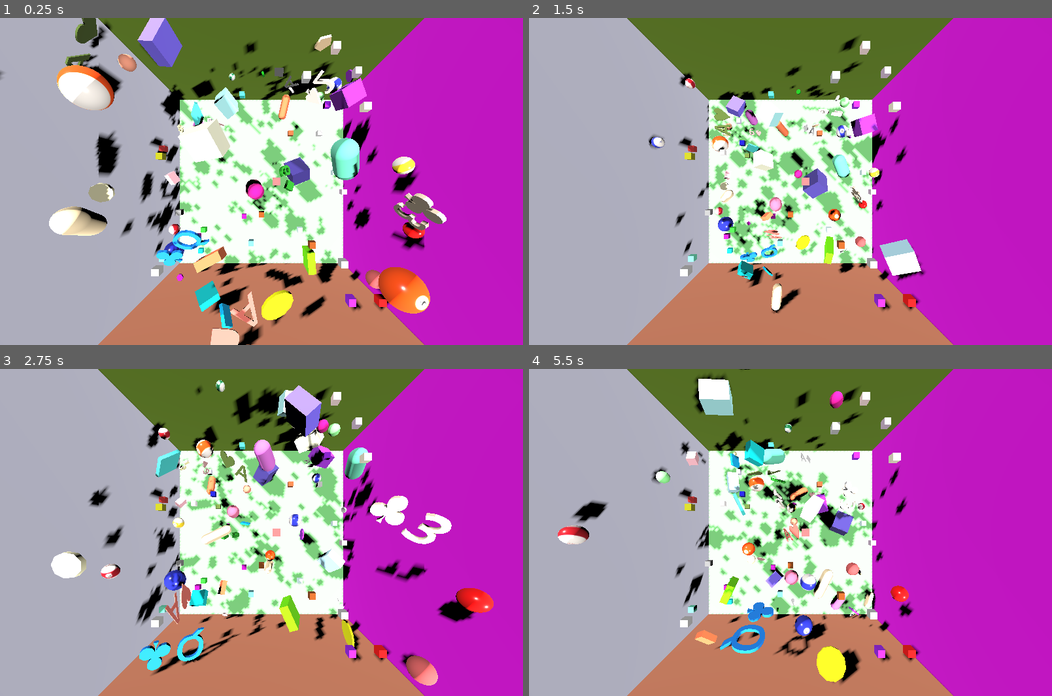
Above: before the commit, frames 1-4 (two rows, left to right).
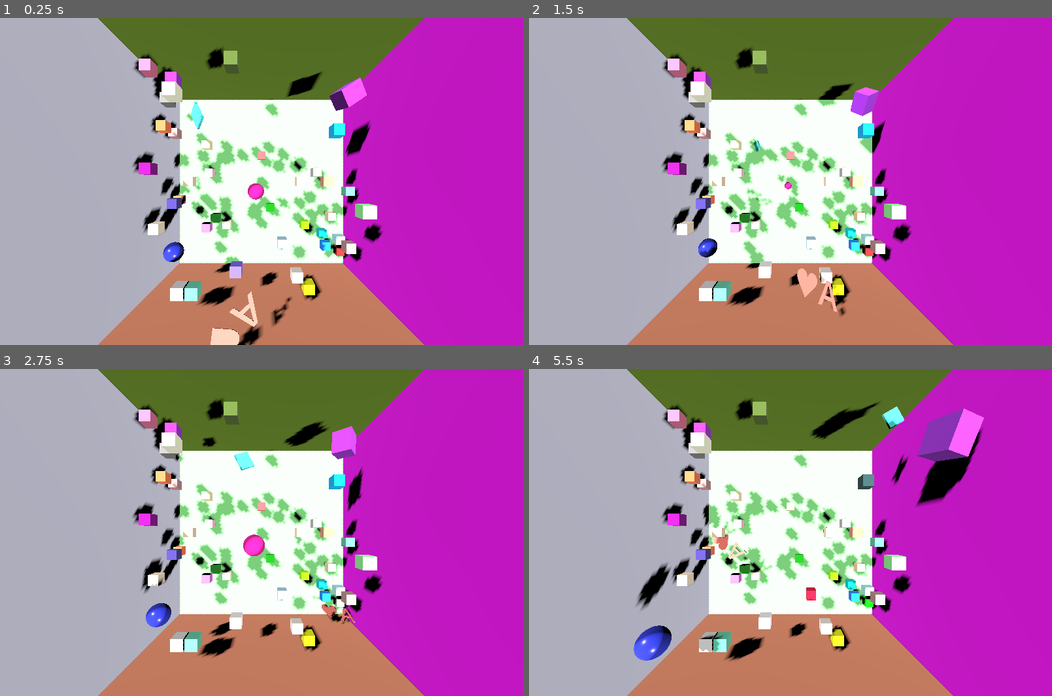
Above: after the commit, the same moments.

Repository: kasworld/gd4bounce
Game: Godot game, scene res://main.tscn
The game is run twice, just before and just after one commit, with the same random seed, the same clock (stepped at 60 frames per second) and the same inputs.
Inputs (mouse positions are in pixels of both pictures, inside the frame that each line leads up to):
- Up to frame 1 (0.25 s): no input
- Up to frame 2 (1.5 s): tap Enter at 0.5 s; move the mouse to (905, 165) at 0.52 s; click (905, 165) at 0.67 s; move the mouse to (685, 197) at 1.27 s; click (685, 197) at 1.42 s
- Up to frame 3 (2.75 s): move the mouse to (313, 460) at 2.02 s; click (313, 460) at 2.17 s
- Up to frame 4 (5.5 s): move the mouse to (764, 597) at 2.77 s; click (764, 597) at 2.92 s; move the mouse to (947, 581) at 3.52 s; click (947, 581) at 3.67 s; move the mouse to (633, 483) at 4.27 s; click (633, 483) at 4.42 s; move the mouse to (816, 532) at 5.02 s; click (816, 532) at 5.17 s

The runs differ from the first frame. In frame 1, 24% of the frame differs, in the area x 0-86%, y 0-100%; in frame 2, 17%; in frame 3, 23%; in frame 4, 22%.

Commit message:
handle collision to brick

Diff:
--- a/ball.gd
+++ b/ball.gd
@@ -33,3 +33,10 @@
 	$MeshInstance3D.mesh.height = r*2
 	$CollisionShape3D.shape.radius = r
 	return self
+
+func random_color() -> Color:
+	return NamedColorList.color_list.pick_random()[0]
+
+func _on_body_entered(body: Node) -> void:
+	if body is Brick:
+		body.set_color(random_color())
--- a/ball.tscn
+++ b/ball.tscn
@@ -18,6 +18,8 @@
 
 [node name="Ball" type="RigidBody3D"]
 physics_material_override = SubResource("PhysicsMaterial_x8fbi")
+contact_monitor = true
+max_contacts_reported = 2
 linear_damp_mode = 1
 angular_damp_mode = 1
 script = ExtResource("1_x8fbi")
@@ -27,3 +29,5 @@
 
 [node name="MeshInstance3D" type="MeshInstance3D" parent="."]
 mesh = SubResource("SphereMesh_ktgx5")
+
+[connection signal="body_entered" from="." to="." method="_on_body_entered"]
--- a/capsule.gd
+++ b/capsule.gd
@@ -12,3 +12,11 @@
 	$CollisionShape3D.shape.radius = r
 	$CollisionShape3D.shape.height = h
 	return self
+
+
+func random_color() -> Color:
+	return NamedColorList.color_list.pick_random()[0]
+
+func _on_body_entered(body: Node) -> void:
+	if body is Brick:
+		body.set_color(random_color())
--- a/capsule.tscn
+++ b/capsule.tscn
@@ -19,6 +19,8 @@
 
 [node name="Capsule" type="RigidBody3D"]
 physics_material_override = SubResource("PhysicsMaterial_2mnhe")
+contact_monitor = true
+max_contacts_reported = 2
 linear_damp_mode = 1
 angular_damp_mode = 1
 script = ExtResource("1_2mnhe")
@@ -28,3 +30,5 @@
 
 [node name="MeshInstance3D" type="MeshInstance3D" parent="."]
 mesh = SubResource("CapsuleMesh_uxsg3")
+
+[connection signal="body_entered" from="." to="." method="_on_body_entered"]
--- a/char.gd
+++ b/char.gd
@@ -18,3 +18,10 @@
 	$MeshInstance3D.mesh.text = s
 	$CollisionShape3D.shape.size.x = $CollisionShape3D.shape.size.z * 0.9 * $MeshInstance3D.mesh.text.length()
 	return self
+
+func random_color() -> Color:
+	return NamedColorList.color_list.pick_random()[0]
+
+func _on_body_entered(body: Node) -> void:
+	if body is Brick:
+		body.set_color(random_color())
--- a/char.tscn
+++ b/char.tscn
@@ -24,6 +24,10 @@
 
 [node name="Char" type="RigidBody3D"]
 physics_material_override = SubResource("PhysicsMaterial_5k12k")
+contact_monitor = true
+max_contacts_reported = 2
+linear_damp_mode = 1
+angular_damp_mode = 1
 script = ExtResource("1_njpxk")
 
 [node name="CollisionShape3D" type="CollisionShape3D" parent="."]
@@ -32,3 +36,5 @@
 [node name="MeshInstance3D" type="MeshInstance3D" parent="."]
 transform = Transform3D(1, 0, 0, 0, -4.37114e-08, 1, 0, -1, -4.37114e-08, 0, 0, 0)
 mesh = SubResource("TextMesh_5k12k")
+
+[connection signal="body_entered" from="." to="." method="_on_body_entered"]
--- a/coin.gd
+++ b/coin.gd
@@ -17,3 +17,11 @@
 	$CollisionShape3D.shape.radius = r
 	$CollisionShape3D.shape.height = h
 	return self
+
+
+func random_color() -> Color:
+	return NamedColorList.color_list.pick_random()[0]
+
+func _on_body_entered(body: Node) -> void:
+	if body is Brick:
+		body.set_color(random_color())
--- a/coin.tscn
+++ b/coin.tscn
@@ -21,6 +21,8 @@
 
 [node name="Coin" type="RigidBody3D"]
 physics_material_override = SubResource("PhysicsMaterial_0t63x")
+contact_monitor = true
+max_contacts_reported = 2
 linear_damp_mode = 1
 angular_damp_mode = 1
 script = ExtResource("1_d5gmh")
@@ -30,3 +32,5 @@
 
 [node name="MeshInstance3D" type="MeshInstance3D" parent="."]
 mesh = SubResource("CylinderMesh_w14il")
+
+[connection signal="body_entered" from="." to="." method="_on_body_entered"]
--- a/dice.gd
+++ b/dice.gd
@@ -10,3 +10,10 @@
 	$MeshInstance3D.mesh.size = v3
 	$CollisionShape3D.shape.size = v3
 	return self
+
+func random_color() -> Color:
+	return NamedColorList.color_list.pick_random()[0]
+
+func _on_body_entered(body: Node) -> void:
+	if body is Brick:
+		body.set_color(random_color())
--- a/dice.tscn
+++ b/dice.tscn
@@ -19,6 +19,8 @@
 
 [node name="Dice" type="RigidBody3D"]
 physics_material_override = SubResource("PhysicsMaterial_ew7su")
+contact_monitor = true
+max_contacts_reported = 2
 linear_damp_mode = 1
 angular_damp_mode = 1
 script = ExtResource("1_ju2fo")
@@ -28,3 +30,5 @@
 
 [node name="MeshInstance3D" type="MeshInstance3D" parent="."]
 mesh = SubResource("BoxMesh_ju2fo")
+
+[connection signal="body_entered" from="." to="." method="_on_body_entered"]
--- a/main.gd
+++ b/main.gd
@@ -2,7 +2,7 @@
 
 func _ready() -> void:
 	var deck = PlayingCard.make_deck_with_joker()
-	var n = 10
+	var n = 1
 	for i in n:
 		add_child(rand_pos_rot(
 			preload("res://ball.tscn").instantiate(
@@ -32,17 +32,16 @@
 			).set_height_depth(randf_range(0.5,2),randf_range(0.01,0.3)
 		)))
 
-	for x in range(-9,9):
+	for x in range(-9,10):
 		for y in range(-9,0):
-			for z in range(-9,9):
+			for z in range(-9,10):
 				if randi_range(0,100) != 0:
 					continue
 				var br = preload("res://brick.tscn").instantiate(
 					).set_color(random_color()
-					).set_size(Vector3(0.5,0.5,0.5))
+					).set_size(Vector3(0.9,0.9,0.9))
 				br.position = Vector3(x,y,z)
 				add_child(br)
-
 
 func rand_pos_rot(n :Node3D) -> Node3D:
 	n.position = Vector3(randf_range(-9,9),randf_range(-8,9),randf_range(-9,9))
--- a/main.tscn
+++ b/main.tscn
@@ -48,4 +48,3 @@
 
 [node name="WallTop" parent="." instance=ExtResource("3_h2yge")]
 transform = Transform3D(1, 0, 0, 0, -1, 8.74228e-08, 0, -8.74228e-08, -1, 0, 10, 0)
-constant_linear_velocity = Vector3(0, -2, 0)
